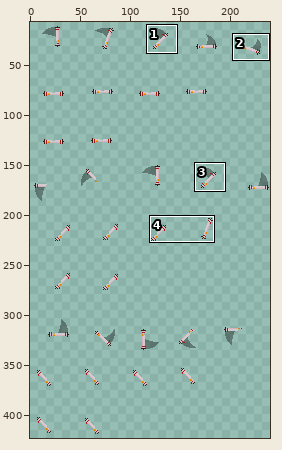
Sprite sheet, stored at client/img/1/NFT_28d12b4d6052b8b99b17f8708944ae0f0b655f5fe4e9899149e63e45b52f53f7.png. The first picture is a wide view before the edit; the outline marks the close-up.
Close-up. The starting point:
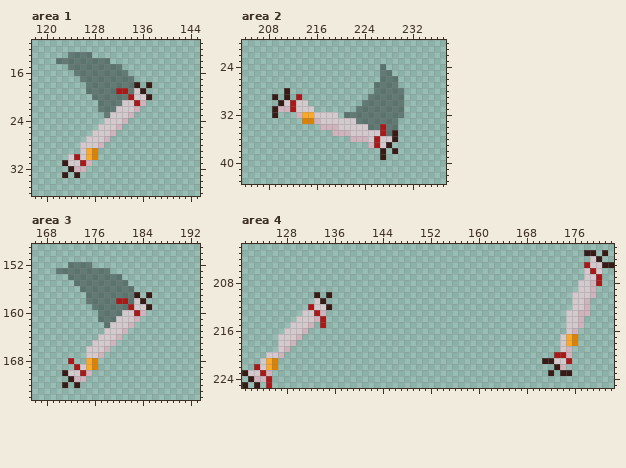
The file is 240x432 pixels. Shown: area 1: x 118..145, y 11..36; area 2: x 204..237, y 20..43; area 3: x 166..193, y 149..174; area 4: x 121..182, y 202..225. The wide view leaves out empty margins. The commit also changed other parts of the picture, which this record leaves out.
After:
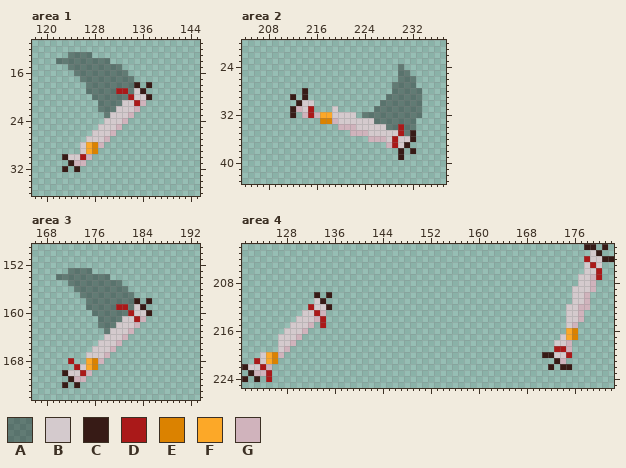
Palette (. is transparent): A #0000005a  B #d4cacd  C #371b16  D #aa1919  E #db8200  F #fca828  G #d0b3bc
Edits made:
Area 1:
y 28: x 127..128 BB -> FE
y 30: x 123 . -> C; x 125..128 DBFE -> BDG.
y 31: x 123..127 CBBDG -> .CGG.
y 32: x 123..126 .CGG -> C.C.
y 33: x 123 C -> .; x 125 C -> .
Area 2:
y 24: x 227 A -> .; x 230 . -> A
y 25: x 227..228 AA -> ..; x 230..231 .. -> AA
y 26: x 227..232 AAA... -> ...AAA
y 27: x 226..228 AAA -> ...; x 230..232 ... -> AAA
y 28: x 211 C -> .; x 214 . -> C; x 226..228 AAA -> ...; x 231..233 ... -> AAA
y 29: x 209 C -> .; x 211..214 C.D. -> .C.C; x 225..227 AAA -> ...; x 231..233 ... -> AAA
y 30: x 210..213 CBDB -> ...C; x 215 . -> B; x 224..226 AAA -> ...; x 231..233 ... -> AAA
y 31: x 209..213 CGGDB -> ...CG; x 215 B -> D; x 219 . -> B; x 223..225 AAA -> ...; x 231..233 ... -> AAA
y 32: x 209 C -> .; x 212..218 .GFFBBB -> C.GDGFF; x 220..223 .AAA -> BBB.; x 231..233 ... -> AAA
y 33: x 214..219 EEGBBB -> ...EEG; x 223..225 AAA -> BBB; x 230..232 ... -> AAA
y 34: x 217..222 GGGBBB -> ...GGG; x 225..227 AAD -> BBB; x 230..232 ... -> DAA
y 35: x 219..224 GGGBBB -> ...GGG; x 227..232 DAC... -> BBBDAC
y 36: x 222..227 GGGBDB -> ...GGG; x 229..232 C... -> DBBC
y 37: x 225..231 GDBC... -> ...GDBC
y 38: x 227 C -> .; x 229..230 C. -> .C; x 232 . -> C
y 39: x 227 C -> .; x 230 . -> C
Area 3:
y 152: x 172..175 AAAA -> ....
y 153: x 170..171 AA -> ..; x 176..178 AAA -> ...
y 154: x 170..171 .. -> AA; x 179..180 AA -> ..
y 155: x 172 . -> A; x 181 A -> .
y 156: x 173 . -> A; x 182 A -> .
y 157: x 174 . -> A; x 183 C -> .; x 185 C -> .
y 158: x 180..181 DD -> AA; x 183..185 BC. -> C.C
y 159: x 175 . -> A; x 180..182 AAD -> DDA; x 184..185 BC -> C.
y 160: x 176 . -> A; x 181..185 BBDG. -> ADBBC
y 161: x 180 B -> A; x 183..184 G. -> DG
y 162: x 177 . -> A; x 179 B -> A; x 182..183 G. -> BG
y 163: x 178 B -> A; x 181..182 G. -> BG
y 164: x 177 B -> .; x 180..181 G. -> BG
y 165: x 176 B -> .; x 179..180 G. -> BG
y 166: x 175 B -> .; x 178..179 G. -> BG
y 167: x 177..178 G. -> BG
y 168: x 177 . -> G
Area 4:
y 202: x 178..179 .. -> CC; x 181 . -> C
y 203: x 178..181 CC.C -> .BC.
y 204: x 178 . -> D; x 180..182 C.. -> BCC
y 205: x 178..179 DB -> BD; x 181..182 CC -> ..
y 206: x 179..180 DB -> BD
y 207: x 177 . -> B; x 179 B -> G
y 208: x 180 D -> .
y 209: x 176 . -> B
y 210: x 178..179 BG -> G.
y 212: x 175 . -> B; x 177 B -> G
y 213: x 178 G -> .
y 215: x 176..177 BG -> G.
y 216: x 175..176 BG -> FE
y 218: x 173 . -> B; x 175..176 FE -> G.
y 219: x 173..174 .B -> DD
y 220: x 124..126 .BB -> BFE; x 171..175 ..DDG -> CCBBD
y 221: x 123 . -> D; x 171..175 CCBBD -> ..CG.
y 222: x 121..126 ..DBFE -> CBBDG.; x 172..175 .CG. -> C.CC
y 223: x 121..125 CBBDG -> .CGGD; x 172 C -> .; x 174..175 CC -> ..
y 224: x 121..124 .CGG -> C.C.
y 225: x 121 C -> .; x 123 C -> .; x 125 D -> .
Where, in picture pixels (left, top, right, bottom), the same in both close-ups:
changed: (62, 142, 98, 178)
changed: (272, 64, 422, 160)
changed: (56, 262, 152, 364)
changed: (542, 244, 614, 376)
changed: (242, 352, 278, 388)
